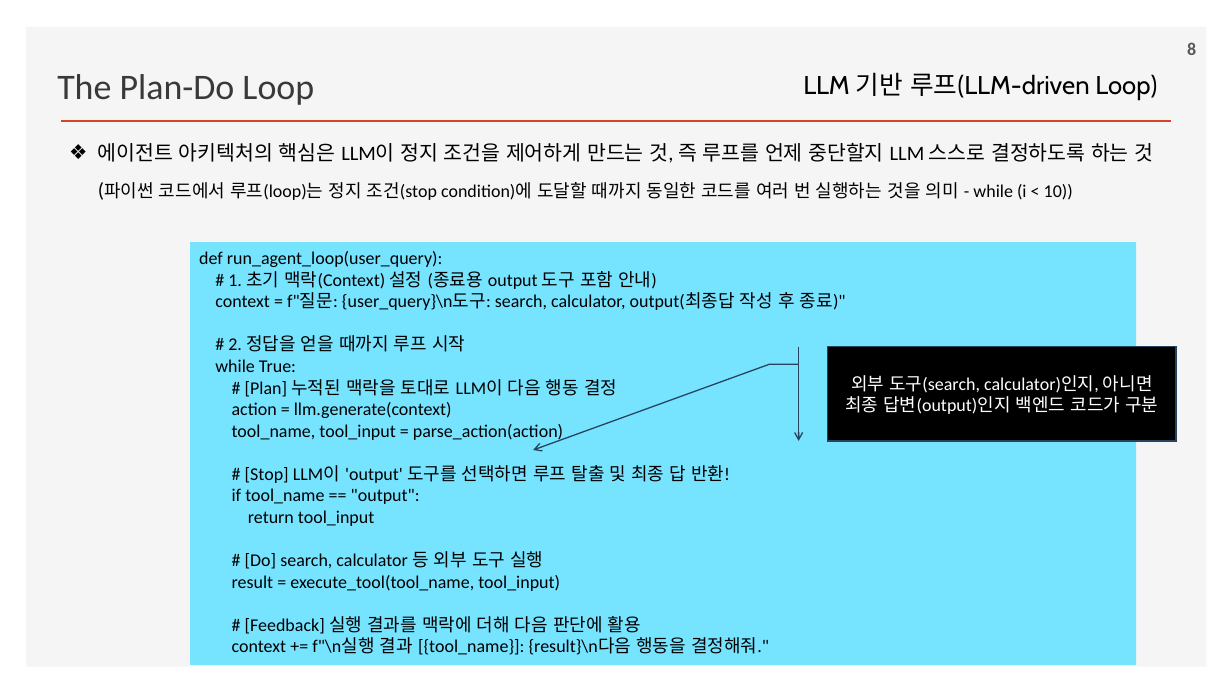
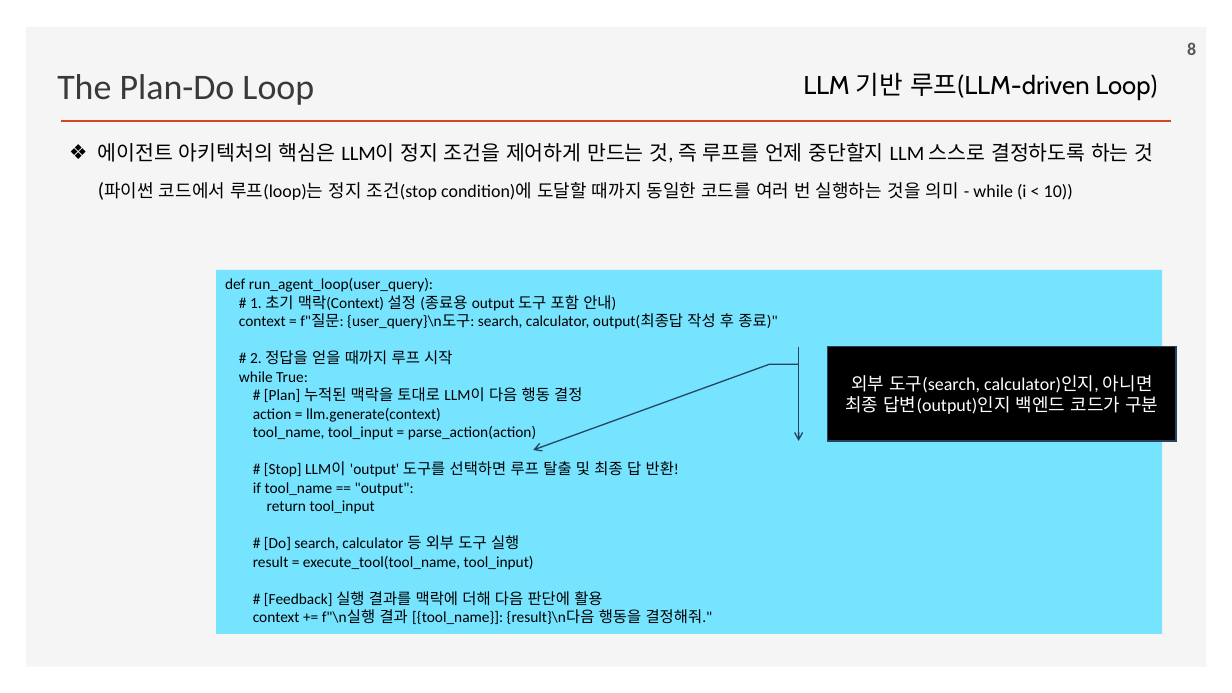
Before and after one commit to ancestor9/2026_Fall_Learning-Langchain-AI-Agent, a slide deck: slide 8 of ppts/CHAPTER 6 Agent Architecture.pptx. Drawn at 1232x693 pixels with LibreOffice and Linux fonts; fonts in the diff are those of the drawing; background and template pictures are left out. Boxes give left, top, right and bottom in pixels: in the first picture for what was removed or moved away, otherwise in the second. Text is boxed around its words. In the diff, an @@ line names an element or a change of style, - is before the commit and + after.

```diff
--- a/ppts/CHAPTER 6 Agent Architecture.pptx
+++ b/ppts/CHAPTER 6 Agent Architecture.pptx
@@ rectangle "def run_agent_loop(user_query):": place and size @@
-rectangle "def run_agent_loop(user_query):" at <box>190,242,1137,665</box>
+rectangle "def run_agent_loop(user_query):" at <box>216,270,1163,634</box>
@@ rectangle "def run_agent_loop(user_query):" at <box>216,270,1163,634</box>: size 14 to 12 pt @@
```
Also in this commit, not shown: 8 other slides changed.
